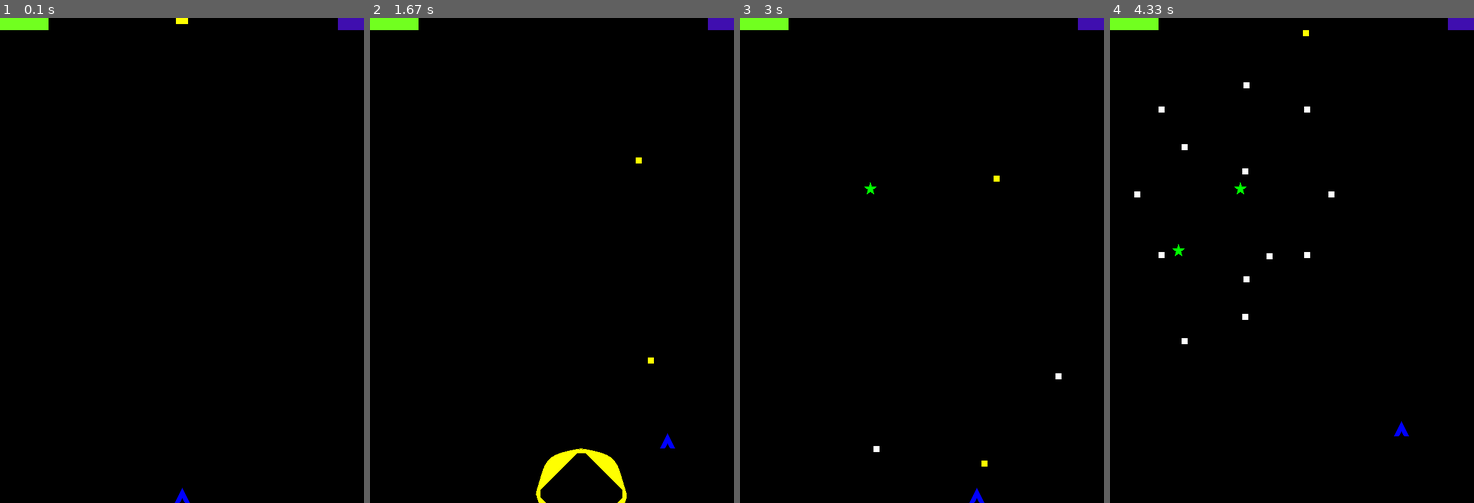
Above: before the commit, frames 1-4 (left to right).
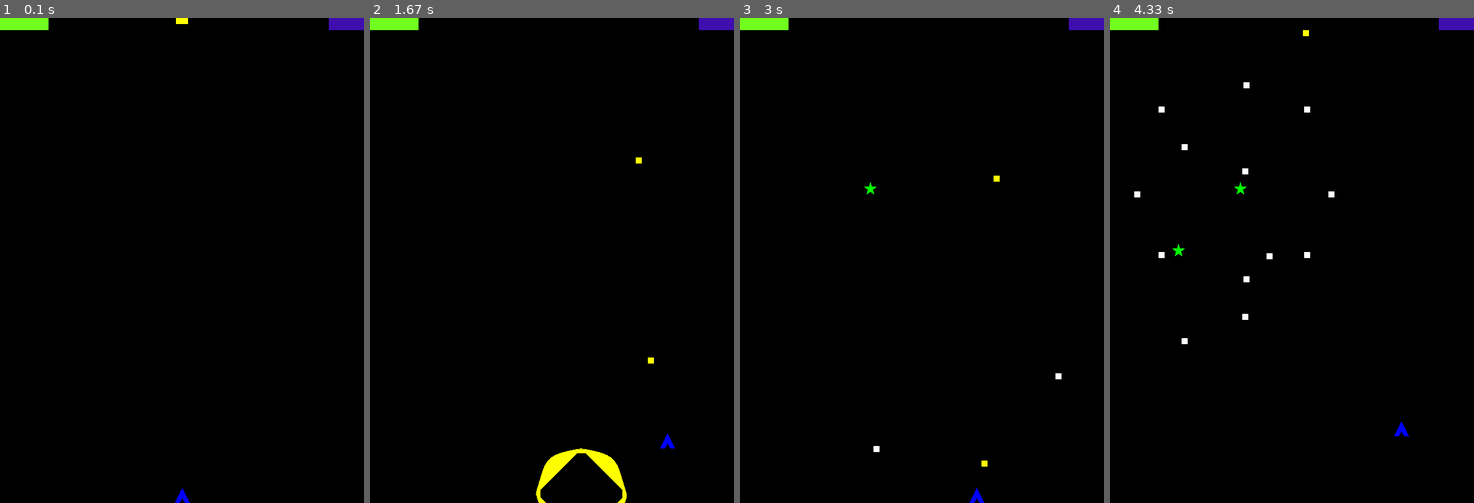
Above: after the commit, the same moments.

Repository: ZehirAhsen/pygameBulletHell
Game: pygame game, started from main.py
Same seed, same stepped clock (60 frames per second), same inputs: the game is played once before the commit and once after it.
Inputs:
- Up to frame 1 (0.1 s): no input
- Up to frame 2 (1.67 s): tap Z at 0.33, 0.73, 1.03, 1.23, 1.57 s; hold Right 0.67-1.13 s; tap X at 0.82 s; hold Up 1.17-1.47 s; hold Right from 1.5 s (still down)
- Up to frame 3 (3 s): tap Z at 1.87, 2.07, 2.37, 2.63, 2.97 s; release Right at 1.97 s; hold Left 2-2.53 s; tap X at 2.15 s; hold Down 2.57-2.87 s; hold Left from 2.9 s (still down)
- Up to frame 4 (4.33 s): tap Z at 3.27, 3.4, 3.8, 4.1 s; release Left at 3.3 s; hold Up 3.33-3.7 s; tap X at 3.48 s; hold Right from 3.73 s (still down)

The runs differ from the first frame. In frame 1, less than 0.1% of the frame differs, in the area x 90-93%, y 0-3%; in frame 2, less than 0.1%; in frame 3, less than 0.1%; in frame 4, less than 0.1%.

Commit message:
gameoverscreen

Diff:
--- a/main.py
+++ b/main.py
@@ -1,10 +1,7 @@
-# Import the pygame module
 import pygame
-# Import random for random numbers
+
 import random
 
-# Import pygame.locals for easier access to key coordinates
-# Updated to conform to flake8 and black standards
 from pygame.locals import (
     K_UP,
     RLEACCEL,
@@ -18,17 +15,14 @@
     QUIT,
 )
 
-# Define constants for the screen width and height
 SCREEN_WIDTH = 600
 SCREEN_HEIGHT = 800
 
 playerHP = 4
-bossHP = 15
+bossHP = 20
 clock = pygame.time.Clock()
 
 
-# Define a player object by extending pygame.sprite.Sprite
-# The surface drawn on the screen is now an attribute of 'player'
 class Player(pygame.sprite.Sprite):
     def __init__(self):
         super(Player, self).__init__()
@@ -42,7 +36,8 @@
         self.health = playerHP
 
     def update(self, pressed_keys):
-
+        if lose:
+            return
         if pressed_keys[K_UP]:
             self.rect.move_ip(0, -5)
         if pressed_keys[K_DOWN]:
@@ -52,7 +47,6 @@
         if pressed_keys[K_RIGHT]:
             self.rect.move_ip(5, 0)
 
-        # Keep player on the screen
         if self.rect.left < 0:
             self.rect.left = 0
         if self.rect.right > SCREEN_WIDTH:
@@ -63,9 +57,6 @@
             self.rect.bottom = SCREEN_HEIGHT
 
 
-# Define the enemy object by extending pygame.sprite.Sprite
-
-# The surface you draw on the screen is now an attribute of 'enemy'
 class EnemyBomber(pygame.sprite.Sprite):
     def __init__(self):
         super(EnemyBomber, self).__init__()
@@ -79,8 +70,6 @@
         )
         self.speed = 5
 
-    # Move the sprite based on speed
-    # Remove the sprite when it passes the left edge of the screen
     def update(self):
         self.rect.move_ip(self.speed, 0)
         if self.rect.right > SCREEN_WIDTH or self.rect.left < 0:
@@ -105,9 +94,6 @@
                 SCREEN_HEIGHT / 2 - 200
             )
         )
-
-    # Move the sprite based on speed
-    # Remove the sprite when it passes the left edge of the screen
 
     def attack(self):
         rand = random.randint(0, 3)
@@ -180,9 +166,6 @@
         )
         self.speed = 5
 
-    # Move the sprite based on speed
-    # Remove the sprite when it passes the left edge of the screen
-
     def attack(self):
         newBullet = Bullet(self.rect.right, self.rect.bottom, player.rect.right, player.rect.bottom)
         bullets.add(newBullet)
@@ -241,8 +224,6 @@
         )
         self.speed = 5
 
-    # Move the sprite based on speed
-    # Remove the sprite when it passes the left edge of the screen
     def attack(self):
         newBullet = Bullet(self.rect.right, self.rect.bottom, self.rect.right + 800, self.rect.bottom)
         bullets.add(newBullet)
@@ -302,11 +283,7 @@
             )
         )
 
-        # Move the sprite based on speed
-
-    # Remove the sprite when it passes the left edge of the screen
     def update(self):
-        # self.rect.move_ip(0, self.speed)
         self.rect.move_ip(0, -20)
         if self.rect.bottom < 0:
             self.kill()
@@ -326,11 +303,8 @@
         self.speedX = (targetx - self.rect.right) / 100
         self.speedY = (targety - self.rect.bottom) / 100
 
-        # Move the sprite based on speed
-
-    # Remove the sprite when it passes the left edge of the screen
     def update(self):
-        # self.rect.move_ip(0, self.speed)
+
         self.rect.move_ip(self.speedX, self.speedY)
         if self.rect.bottom < 0:
             self.kill()
@@ -359,11 +333,9 @@
             self.speedX = 5
         elif self.x > SCREEN_WIDTH:
             self.speedX = -5
-        # Move the sprite based on speed
-
-    # Remove the sprite when it passes the left edge of the screen
+
     def update(self):
-        # self.rect.move_ip(0, self.speed)
+
         self.rect.move_ip(self.speedX, 0)
         if self.x < 0:
             if self.rect.left > SCREEN_WIDTH:
@@ -373,14 +345,10 @@
                 self.kill()
 
 
-
-# Setup for sounds. Defaults are good.
 pygame.mixer.init()
-# Initialize pygame
+
 pygame.init()
 
-# Create the screen object
-# The size is determined by the constant SCREEN_WIDTH and SCREEN_HEIGHT
 screen = pygame.display.set_mode((SCREEN_WIDTH, SCREEN_HEIGHT))
 
 shootSound = pygame.mixer.Sound("ATTACK5.wav")
@@ -391,7 +359,8 @@
 shieldSound.set_volume(0.1)
 hitSound.set_volume(0.1)
 
-# Create a custom event for adding a new enemy
+font = pygame.font.Font(None, 36)
+
 ADDENEMY = pygame.USEREVENT + 1
 pygame.time.set_timer(ADDENEMY, 2000)
 
@@ -401,13 +370,8 @@
 BOSSBULLETSTORM = pygame.USEREVENT + 3
 BOSSATTACK = pygame.USEREVENT + 4
 
-# Instantiate player. Right now, this is just a rectangle.
-# Create the 'player'
 player = Player()
 
-# Create groups to hold enemy sprites and all sprites
-# - enemies is used for collision detection and position updates
-# - all_sprites is used for rendering
 enemies = pygame.sprite.Group()
 bullets = pygame.sprite.Group()
 playerBullets = pygame.sprite.Group()
@@ -438,32 +402,33 @@
 pygame.mixer.music.play(loops=-1)
 pygame.mixer.music.set_volume(0.1)
 
-# Variable to keep the main loop running
 running = True
 
 time = 0
 shieldDeathTime = 0
 shieldTime = -15000
+endTime = 0
 kill = 0
 IframeTime = 0
-
-# Main loop
+win = False
+lose = False
+
 while running:
-    # Look at every event in the queue
+
     for event in pygame.event.get():
-        # Did the user hit a key?
+
         if event.type == KEYDOWN:
-            # Was it the Escape key? If so, stop the loop.
+
             if event.key == K_ESCAPE:
                 running = False
-            if event.key == K_z:
+            if event.key == K_z and not lose:
                 if pygame.time.get_ticks() > time + 300:
                     new_bullet = PlayerBullet()
                     shootSound.play()
                     playerBullets.add(new_bullet)
                     all_sprites.add(new_bullet)
                     time = pygame.time.get_ticks()
-            if event.key == K_x:
+            if event.key == K_x and not lose:
                 if pygame.time.get_ticks() > shieldTime + 15000:
                     playerShield = PlayerShield()
                     shieldSound.play()
@@ -477,13 +442,13 @@
 
 
 
-        # Did the user click the window close button? If so, stop the loop.
+
         elif event.type == QUIT:
             running = False
 
-        # Add a new enemy?
+
         elif event.type == ADDENEMY:
-            # Create the new enemy and add it to sprite groups
+
             rand = random.randint(0, 2)
             if rand == 0:
                 new_enemy = EnemyGun()
@@ -511,32 +476,51 @@
                 bullets.add(newBullet)
                 all_sprites.add(newBullet)
 
-    # Get the set of keys pressed and check for user input
     pressed_keys = pygame.key.get_pressed()
-    player.update(pressed_keys)
-
-    # Update enemy position
+
     enemies.update()
     bullets.update()
     bossgroup.update()
     playerBullets.update()
-    # Fill the screen with black
+    player.update(pressed_keys)
+
     screen.fill((0, 0, 0))
 
     for entity in all_sprites:
         screen.blit(entity.surf, entity.rect)
 
-    # Check if any enemies have collided with the player
+    if win:
+        text = font.render("Udało się!", True, (255, 255, 255))
+        text_rect = text.get_rect()
+        text_x = SCREEN_WIDTH / 2 - text_rect.width / 2
+        text_y = SCREEN_HEIGHT / 2 - text_rect.height / 2
+        screen.blit(text, [text_x, text_y])
+        if pygame.time.get_ticks() > endTime + 11000:
+            running = False
+    if lose:
+        text = font.render("Nie żyjesz!", True, (255, 255, 255))
+        text_rect = text.get_rect()
+        text_x = SCREEN_WIDTH / 2 - text_rect.width / 2
+        text_y = SCREEN_HEIGHT / 2 - text_rect.height / 2
+        screen.blit(text, [text_x, text_y])
+        if pygame.time.get_ticks() > endTime + 11000:
+            running = False
+
     if pygame.sprite.groupcollide(players, bullets, False, True):
-        # If so, then remove the player and stop the loop
+
         healthOrbs[player.health - 1].kill()
-        if pygame.time.get_ticks() > IframeTime + 1000:
+        if pygame.time.get_ticks() > IframeTime + 500:
             player.health -= 1
             hitSound.play()
             IframeTime = pygame.time.get_ticks()
-        if player.health <= 0:
-            player.kill()
-            running = False
+            if player.health <= 0:
+                player.kill()
+                endTime = pygame.time.get_ticks()
+                pygame.mixer.music.load("lose.mp3")
+                pygame.mixer.music.play(loops=1)
+                pygame.mixer.music.set_volume(0.3)
+                lose = True
+
     pygame.sprite.groupcollide(enemies, shieldGroup, True, False)
     pygame.sprite.groupcollide(bullets, shieldGroup, True, False)
     if pygame.sprite.groupcollide(enemies, playerBullets, True, True):
@@ -562,10 +546,13 @@
                 for bullet in bullets.sprites():
                     bullet.kill()
                 pygame.time.set_timer(ADDENEMY, 0)
-                pygame.time.set_timer(ADDBULLET, 5000)
+                pygame.time.set_timer(ADDBULLET, 0)
                 pygame.time.set_timer(BOSSATTACK, 0)
 
-    if (pygame.time.get_ticks() > shieldDeathTime + 1000):
+                win = True
+                endTime = pygame.time.get_ticks()
+
+    if pygame.time.get_ticks() > shieldDeathTime + 1000:
         for shield in shieldGroup.sprites():
             shield.kill()
     if pygame.time.get_ticks() > shieldDeathTime + 15000:
@@ -573,9 +560,8 @@
         all_sprites.add(shieldNotif)
         notifGroup.add(shieldNotif)
 
-    # Draw the player on the screen
-    screen.blit(player.surf, player.rect)
-
-    # Update the display
+
+    #screen.blit(player.surf, player.rect)
+
     pygame.display.flip()
     clock.tick(60)
Not shown, changed: .gitignore
